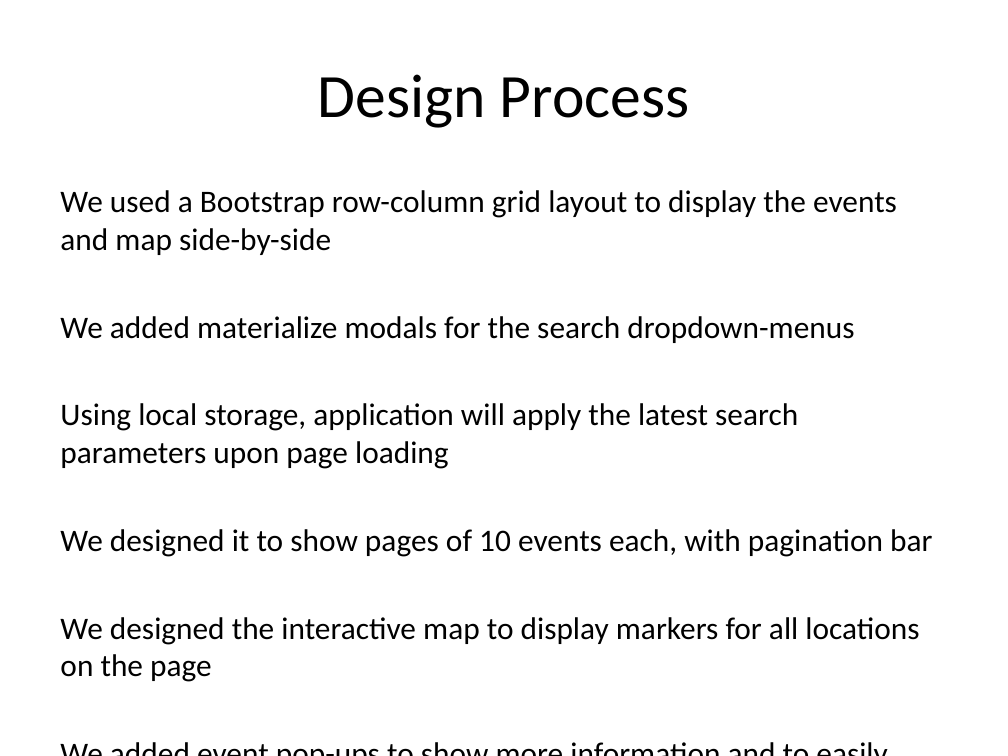
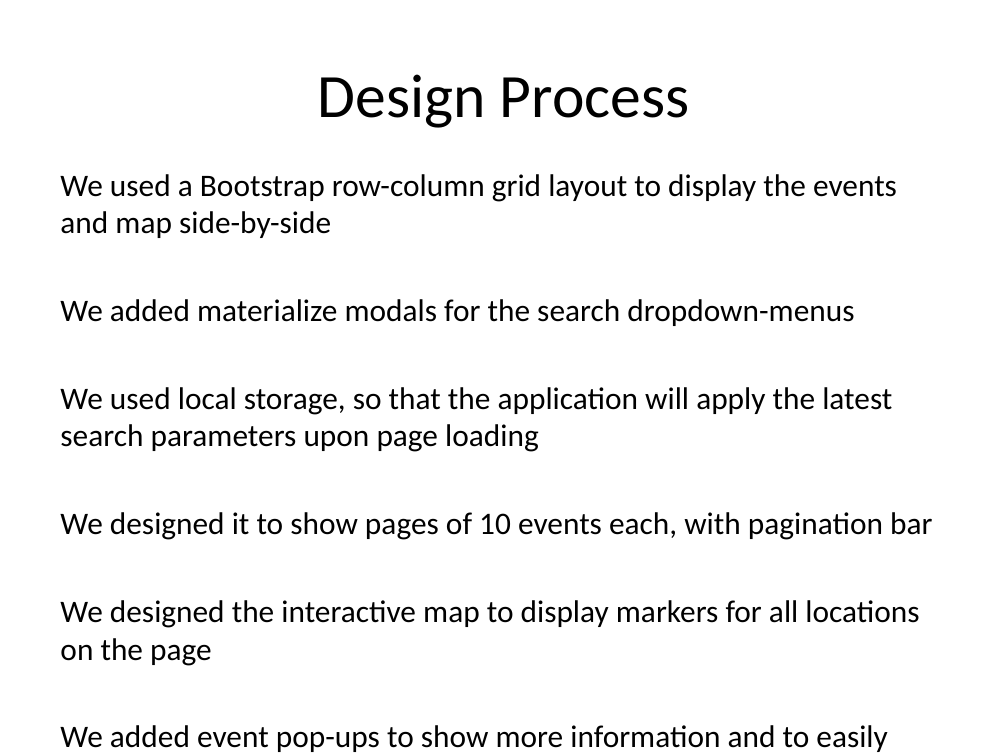
Before and after one commit to johnlatona/Gig-Compass, a slide deck: slide 4 of presentation.pptx. Drawn at 1008x756 pixels with LibreOffice and Linux fonts; fonts in the diff are those of the drawing; background and template pictures are left out. Boxes give left, top, right and bottom in pixels: in the first picture for what was removed or moved away, otherwise in the second. Text is boxed around its words. In the diff, an @@ line names an element or a change of style, - is before the commit and + after.

Commit message:
updates to powerpoint

```diff
--- a/presentation.pptx
+++ b/presentation.pptx
@@ text "We used a Bootstrap row-column ...": place and size @@
-text "We used a Bootstrap row-column ..." at (60, 190, 932, 682)
+text "We used a Bootstrap row-column ..." at (60, 174, 932, 752)
@@ text at (60, 387, 892, 452): text changed @@
-Using local storage, application will apply the latest search parameters upon page loading
+We used local storage, so that the application will apply the latest search parameters upon page loading
```
Also in this commit, not shown: 6 other slides changed, 1 slide removed.
